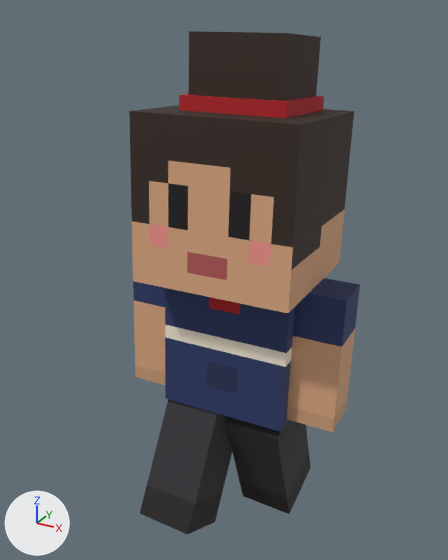
A saved change to the glTF model cafe-chaos/game/public/models/barista-pianist.glb.
Camera for both pictures: a camera (50 mm lens) standing at (0.0435, -0.0837, 0.0804) and looking at (-0.0016, -0.0018, 0.0394). The lights are fixed; the arrows at lower left show +X, +Y and +Z. The older version comes first.

Objects in the first picture: 'Arm-L', 'Arm-R', 'Body', 'Head', 'Leg-L', 'Leg-R'.
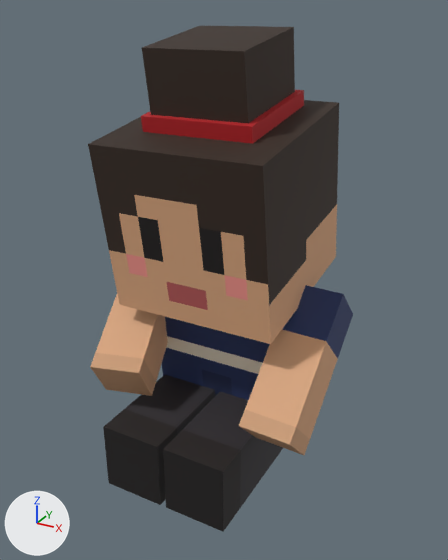
Pixel boxes (x1, y1, x2, y2) of what changed, in the pictures (448 x 560 px):
```json
{"object": "Head", "change": "turned", "before": [129, 31, 354, 313], "after": [88, 26, 339, 344]}
{"object": "Body", "change": "turned", "before": [165, 288, 295, 432], "after": [162, 317, 270, 400]}
{"object": "Leg-L", "change": "turned", "before": [140, 399, 232, 534], "after": [103, 374, 215, 505]}
{"object": "Leg-R", "change": "turned", "before": [225, 417, 311, 514], "after": [163, 392, 283, 532]}
{"object": "Arm-R", "change": "turned", "before": [287, 278, 360, 432], "after": [239, 285, 353, 455]}
{"object": "Arm-L", "change": "turned", "before": [133, 281, 165, 385], "after": [90, 294, 168, 396]}
```

Edits to the scene script, one JSON object a line:
```json
{"op": "set", "path": "ob_body.rotation_euler", "old": "(-0.0698, 0.0, 0.0524)", "new": "(0.0873, 0.0, 0.0)", "note": "degrees (-4, 0, 3) -> degrees (5, 0, 0)"}
{"op": "set", "path": "ob_arm_l.rotation_euler", "old": "(0.0, 0.0, 0.0)", "new": "(-1.1, 0.0, 0.244)", "note": "degrees (0, 0, 0) -> degrees (-63, 0, 14)"}
{"op": "set", "path": "ob_arm_r.rotation_euler", "old": "(0.0, 0.0, 0.0)", "new": "(-0.89, 0.0, -0.0349)", "note": "degrees (0, 0, 0) -> degrees (-51, 0, -2)"}
{"op": "set", "path": "ob_head.rotation_euler", "old": "(0.0, 0.0, 0.0)", "new": "(0.0698, 0.0, 0.0)", "note": "degrees (0, 0, 0) -> degrees (4, 0, 0)"}
{"op": "set", "path": "ob_leg_l.rotation_euler", "old": "(-0.524, 0.0, 0.0)", "new": "(-1.571, 0.0, 0.0)", "note": "degrees (-30, 0, 0) -> degrees (-90, 0, 0)"}
{"op": "set", "path": "ob_leg_r.rotation_euler", "old": "(0.314, 0.0, 0.0)", "new": "(-1.571, 0.0, 0.0)", "note": "degrees (18, 0, 0) -> degrees (-90, 0, 0)"}
```
